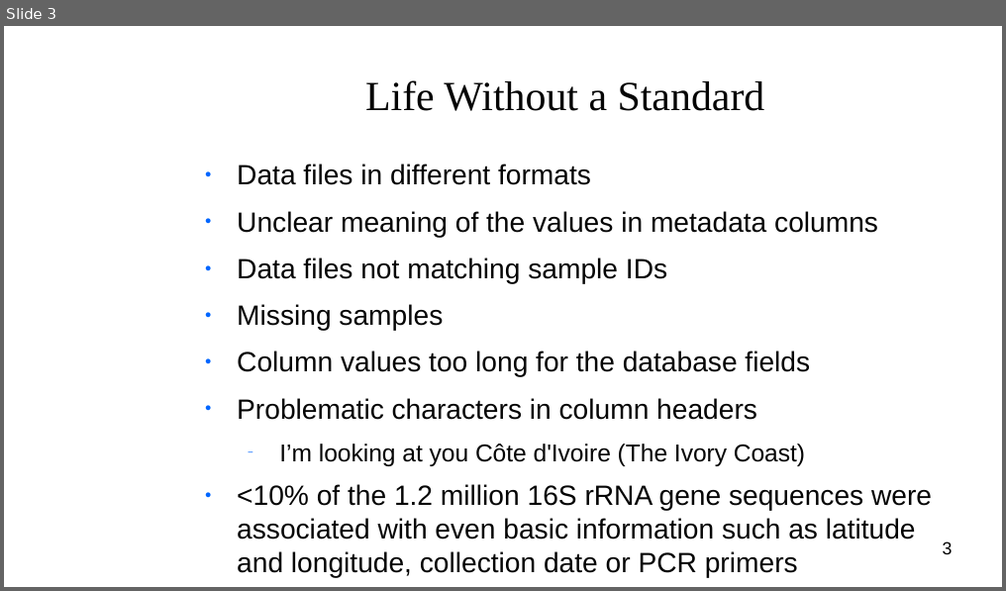
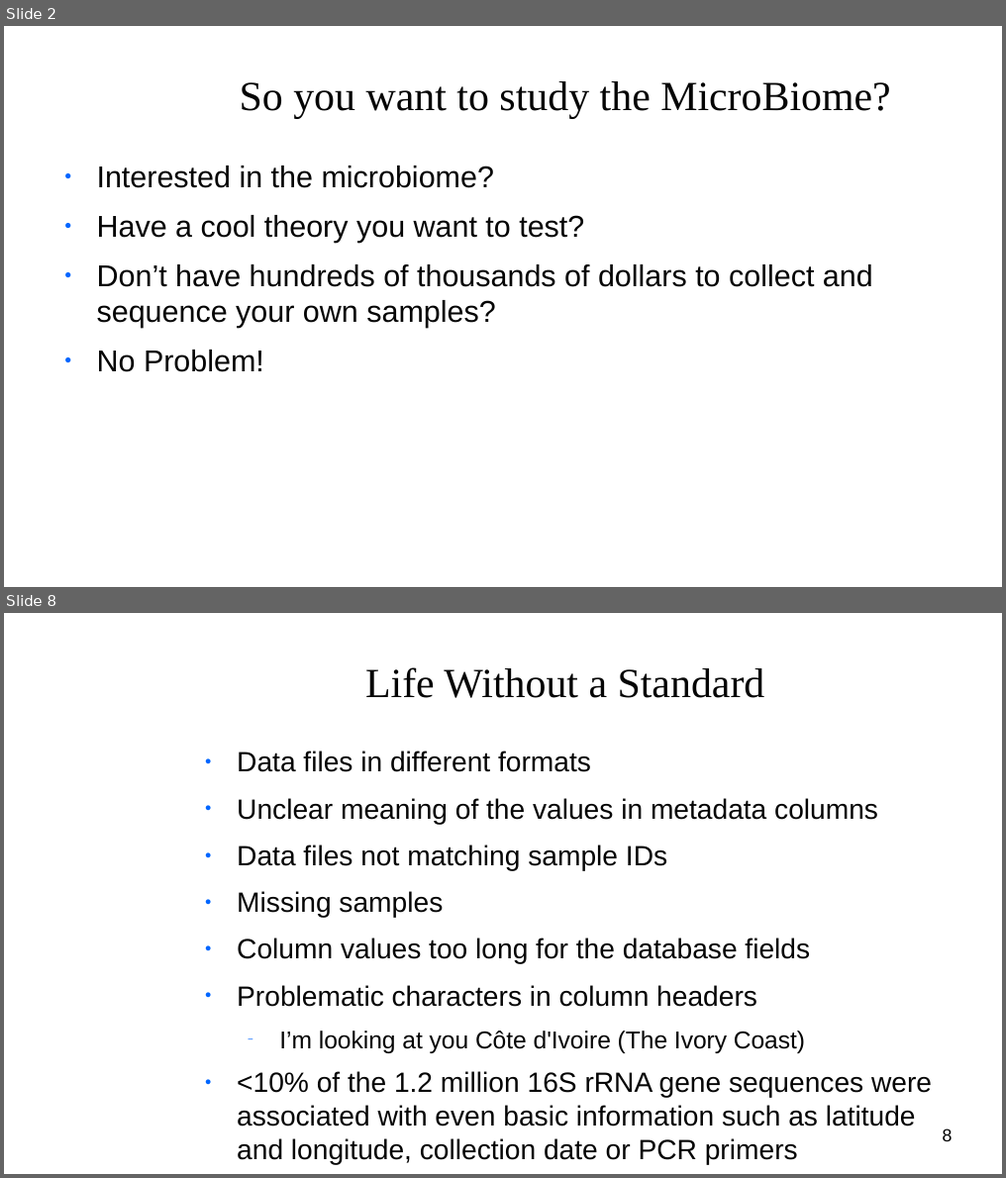
Before and after one commit to clemente-lab/mmeds-meta, a slide deck: sql/mmeds.odp. Shown one above the other, each under a label of ours: slide 3 before the commit, slides 2 and 8 after it; the slides between them are not shown. The pictures are 1006x591 and 1006x1178 pixels, drawn with LibreOffice and Linux fonts; fonts in the diff are those of the drawing; background and template pictures are left out. Boxes give left, top, right and bottom in pixels: in the first picture for what was removed or moved away, otherwise in the second. Text is boxed around its words. In the diff, an @@ line names an element or a change of style, - is before the commit and + after.

```diff
--- a/sql/mmeds.odp
+++ b/sql/mmeds.odp
@@ slide 2 added at [4, 26, 1002, 587], background picture (left out) @@
@@ title added at [240, 81, 890, 118], 33 pt, text #050505 @@
+So you want to study the MicroBiome?
@@ text added at [97, 166, 873, 372], 24 pt, text #050505 @@
+● Interested in the microbiome?
+● Have a cool theory you want to test?
+● Don’t have hundreds of thousands of dollars to collect and sequence your own samples?
+● No Problem!
@@ what was slide 3 is now slide 8 @@
@@ page number at [943, 1129, 952, 1142]: text changed @@
-3
+8
```
Also in this commit, not shown: 3 slides changed, 6 other slides added, 1 slide removed, 1 other file.
